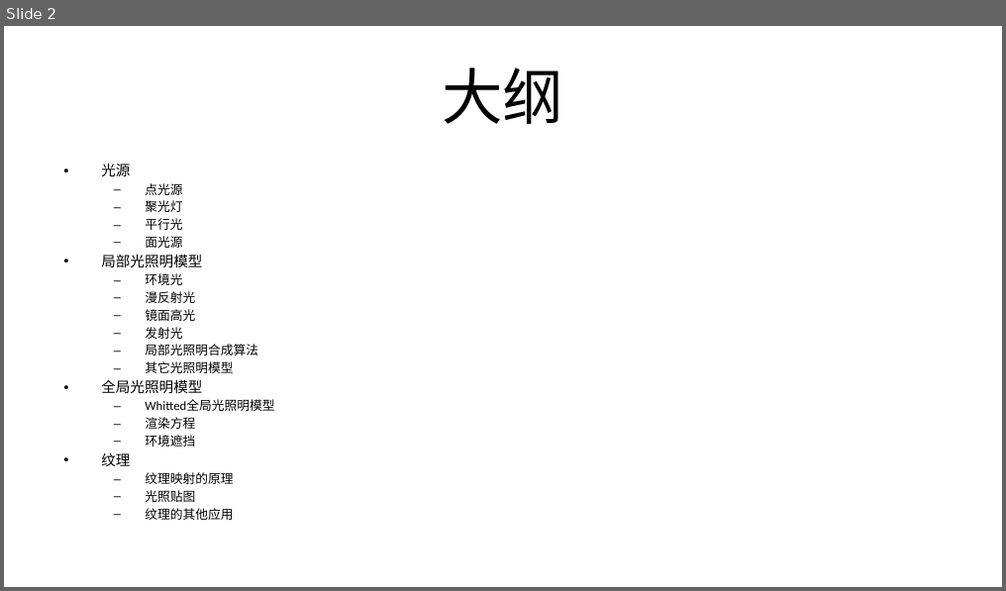
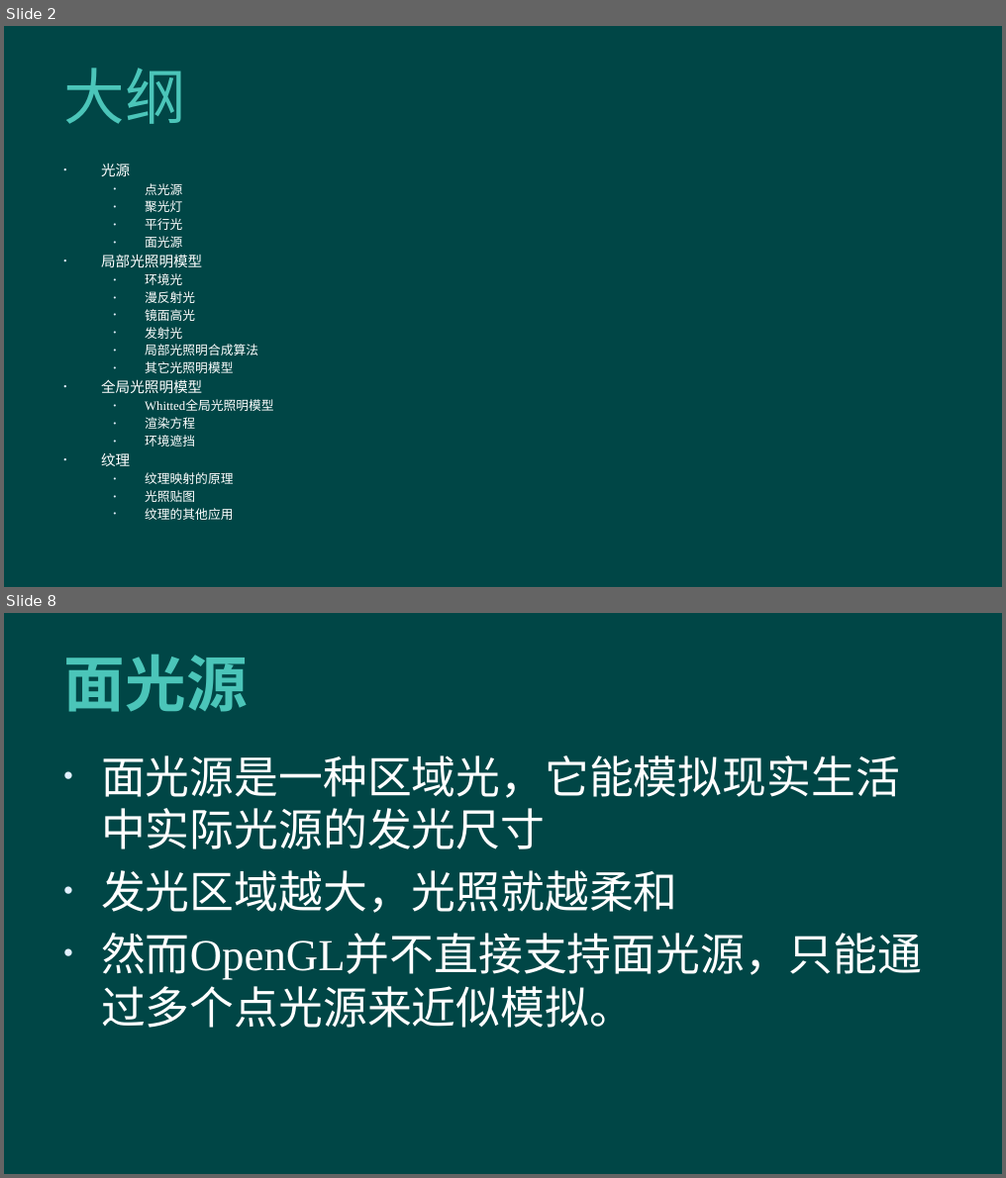
Before and after one commit to hanhonglei/Course_GameEngine, a slide deck: Slides/Principle/4 光照/4 光照.pptx. Shown one above the other, each under a label of ours: slide 2 before the commit, slides 2 and 8 after it; the slides between them are not shown. The pictures are 1006x591 and 1006x1178 pixels, drawn with LibreOffice and Linux fonts; fonts in the diff are those of the drawing; background and template pictures are left out. Boxes give left, top, right and bottom in pixels: in the first picture for what was removed or moved away, otherwise in the second. Text is boxed around its words. In the diff, an @@ line names an element or a change of style, - is before the commit and + after.

```diff
--- a/Slides/Principle/4 光照/4 光照.pptx
+++ b/Slides/Principle/4 光照/4 光照.pptx
@@ slide 8 added at bbox=[4, 613, 1002, 1174], background #004646 @@
@@ title added at bbox=[63, 654, 248, 712], 44 pt, text #4BC5B9, bold @@
+面光源
@@ text added at bbox=[101, 756, 922, 1028], 32 pt, text #FFFFFF @@
+• 面光源是一种区域光，它能模拟现实生活中实际光源的发光尺寸
+• 发光区域越大，光照就越柔和
+• 然而OpenGL并不直接支持面光源，只能通过多个点光源来近似模拟。
@@ slide 2 changed as well @@
@@ background #FFFFFF to #004646 @@
@@ title "大纲" at bbox=[63, 68, 186, 124]: font Calibri to Arial, text colour #000000 to #4BC5B9, letter spacing 0 to 0.5 pt; alignment centre to left @@
@@ text "光源" at bbox=[101, 163, 273, 520]: font Calibri to Times New Roman, text colour #000000 to #FFFFFF; bullet – to • @@
```
Also in this commit, not shown: 1 other slide changed, 32 other slides added, 1 other file.
